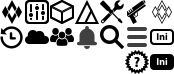
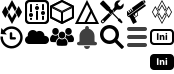
The second 174 x 74 image is a revision of the first. Changes to its layers:
removed group "IconHints" (3 layers) over [125,50,149,74]
removed layer "Shelf Vectors" (1st of 4, in "IconHints") from group "IconHints" over [125,50,149,74]
removed layer "Rectangle 3" from group "IconHints" over [125,50,149,74]
